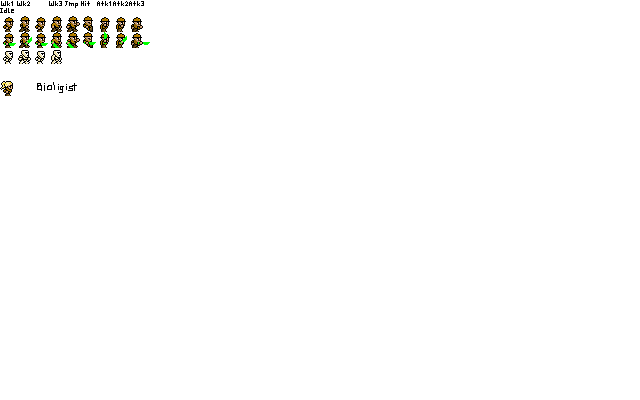
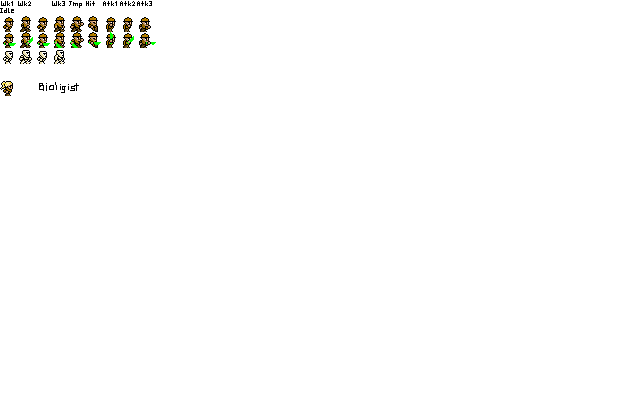
Layers edited between the first and the second 640 x 400 image:
painted on "Layer" over [17, 1, 156, 93]
